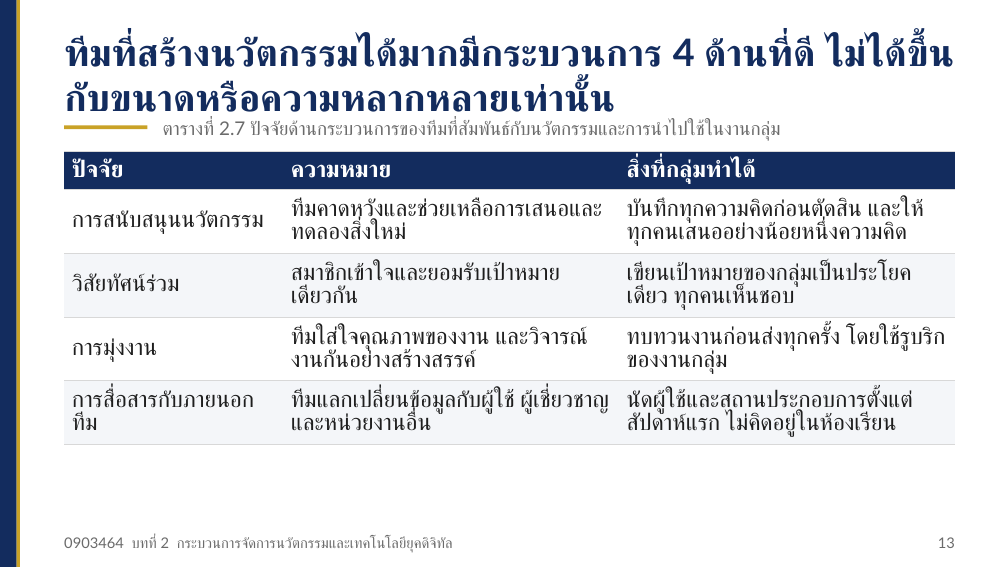
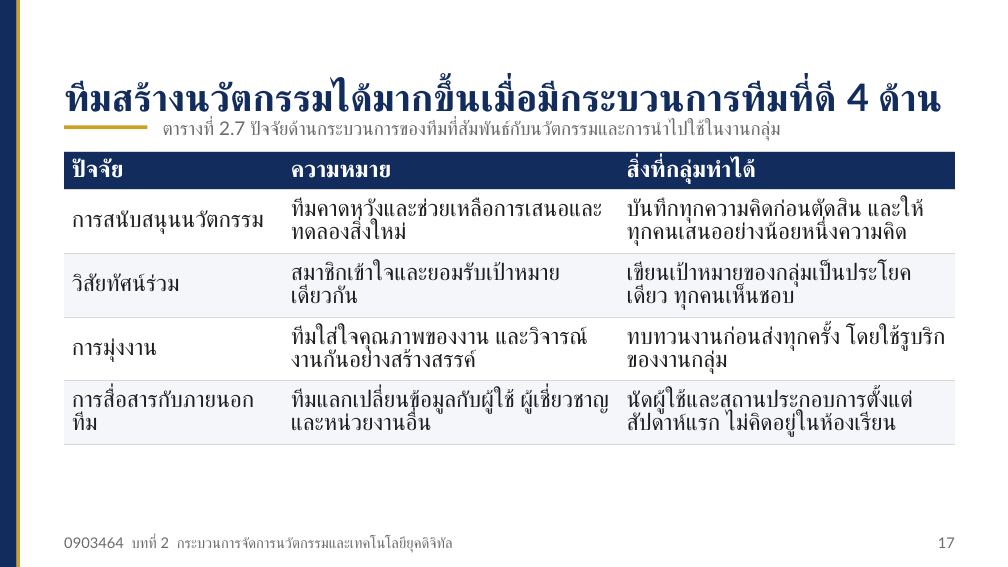
Before and after one commit to Aj-Warawut/academic-web-teaching, a slide deck: slide 17 of ci/files/ci_0903464_บทที่02_สไลด์.pptx (slide 13 before the commit). Drawn at 1008x567 pixels with LibreOffice and Linux fonts; fonts in the diff are those of the drawing. Boxes give left, top, right and bottom in pixels: in the first picture for what was removed or moved away, otherwise in the second. Text is boxed around its words. In the diff, an @@ line names an element or a change of style, - is before the commit and + after.

```diff
--- a/ci/files/ci_0903464_บทที่02_สไลด์.pptx
+++ b/ci/files/ci_0903464_บทที่02_สไลด์.pptx
@@ text at (64, 82, 942, 122): text changed @@
-ทีมที่สร้างนวัตกรรมได้มากมีกระบวนการ 4 ด้านที่ดี ไม่ได้ขึ้นกับขนาดหรือความหลากหลายเท่านั้น
+ทีมสร้างนวัตกรรมได้มากขึ้นเมื่อมีกระบวนการทีมที่ดี 4 ด้าน
@@ text at (938, 537, 955, 548): text changed @@
-13
+17
```
Also in this commit, not shown: 23 other slides changed, 1 slide added, 25 other files.
